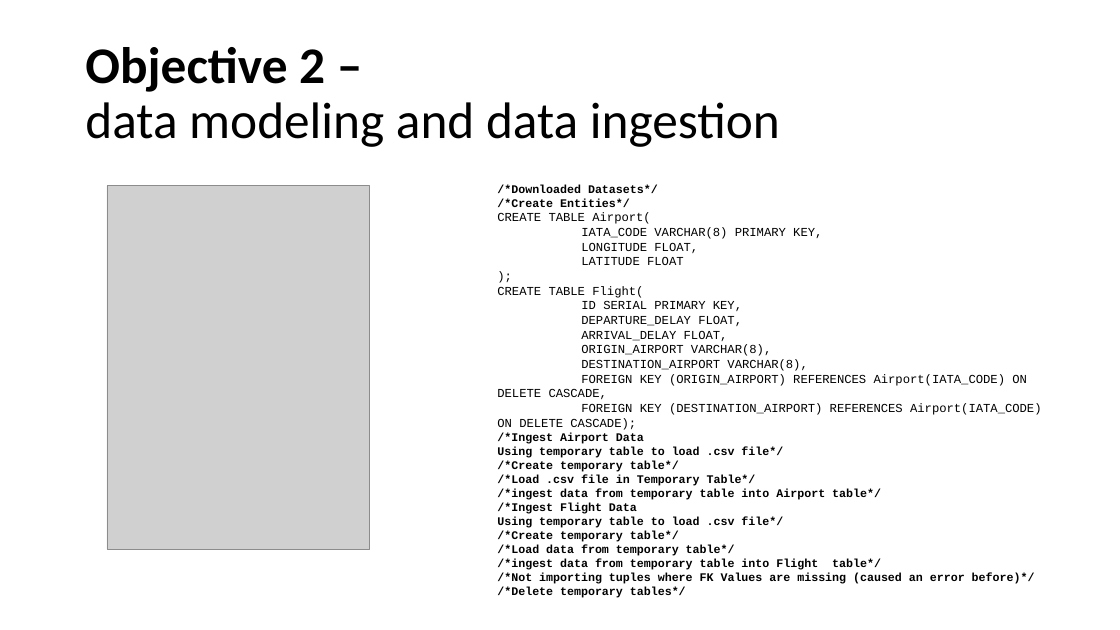
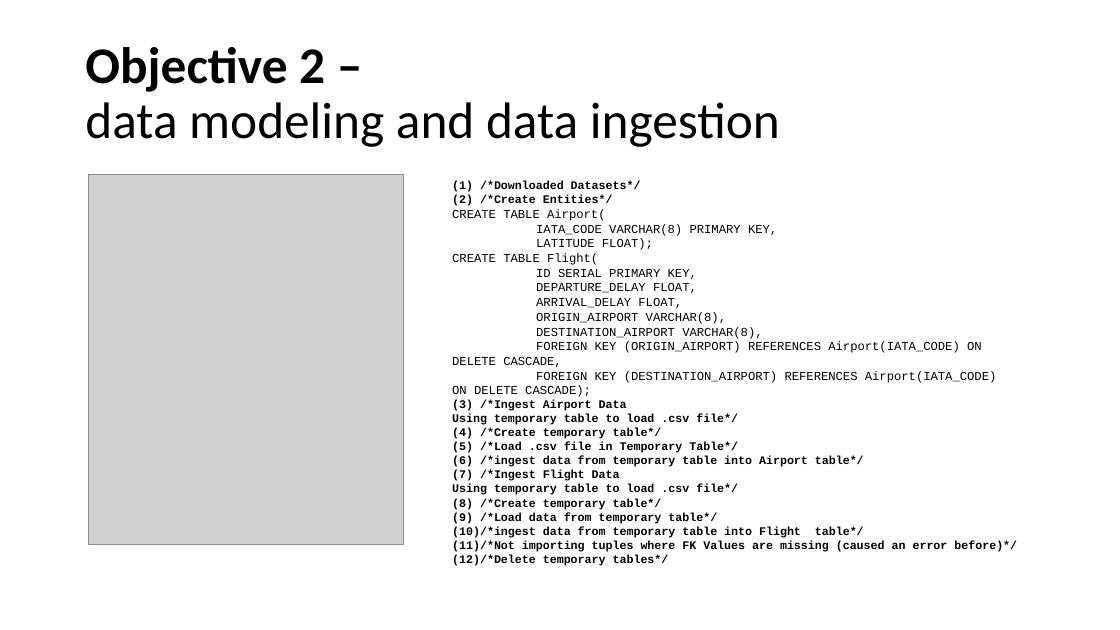
Before and after one commit to Rennacker54/Databases_Group-U, a slide deck: slide 3 of DBProject_Group U.pptx. Drawn at 1120x630 pixels with LibreOffice and Linux fonts; fonts in the diff are those of the drawing; grey boxes stand for pictures. Boxes give left, top, right and bottom in pixels: in the first picture for what was removed or moved away, otherwise in the second. Text is boxed around its words. In the diff, an @@ line names an element or a change of style, - is before the commit and + after.

```diff
--- a/DBProject_Group U.pptx
+++ b/DBProject_Group U.pptx
@@ picture: place and size @@
-picture at <box>107,186,370,549</box>
+picture at <box>89,174,403,544</box>
@@ text "(1) /*Downloaded Datasets*/": place and size @@
-text "(1) /*Downloaded Datasets*/" at <box>497,184,1042,598</box>
+text "(1) /*Downloaded Datasets*/" at <box>452,181,1017,566</box>
@@ text at <box>452,181,641,206</box>: text changed @@
-/*Downloaded Datasets*/
-/*Create Entities*/
+(1) /*Downloaded Datasets*/
+(2) /*Create Entities*/
@@ text at <box>536,239,653,250</box>: text changed @@
-LONGITUDE FLOAT,
-LATITUDE FLOAT
-);
+LATITUDE FLOAT);
@@ text at <box>452,400,627,411</box>: text changed @@
-/*Ingest Airport Data
+(3) /*Ingest Airport Data
@@ text at <box>452,428,864,481</box>: text changed @@
-/*Create temporary table*/
-/*Load .csv file in Temporary Table*/
-/*ingest data from temporary table into Airport table*/
-/*Ingest Flight Data
+(4) /*Create temporary table*/
+(5) /*Load .csv file in Temporary Table*/
+(6) /*ingest data from temporary table into Airport table*/
+(7) /*Ingest Flight Data
@@ text at <box>452,498,1017,566</box>: text changed @@
-/*Create temporary table*/
-/*Load data from temporary table*/
-/*ingest data from temporary table into Flight table*/
-/*Not importing tuples where FK Values are missing (caused an error before)*/
-/*Delete temporary tables*/
+(8) /*Create temporary table*/
+(9) /*Load data from temporary table*/
+(10)/*ingest data from temporary table into Flight table*/
+(11)/*Not importing tuples where FK Values are missing (caused an error before)*/
+(12)/*Delete temporary tables*/
```
Also in this commit, not shown: 4 other slides changed, 1 slide removed, 2 other files.
